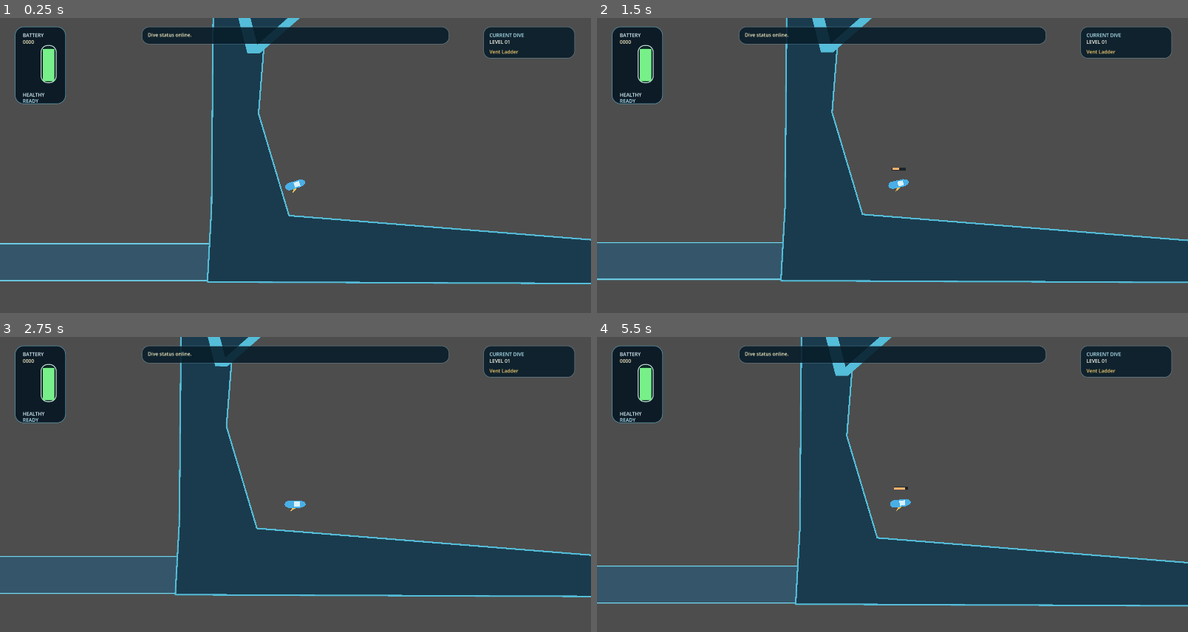
Above: before the commit, frames 1-4 (two rows, left to right).
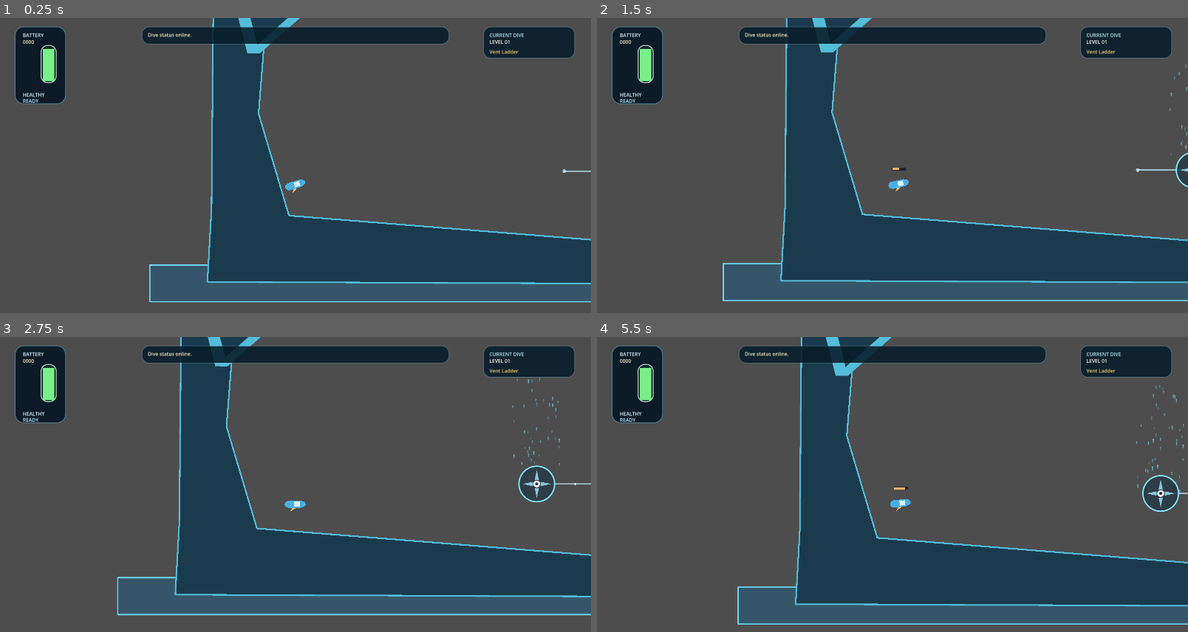
Above: after the commit, the same moments.

Repository: ashtton/scuba-rage-game
Game: Godot game, scene res://scenes/level_01new.tscn
Two runs of this game, one before a commit and one after it. Both use one fixed random seed, a clock stepped at 60 frames per second and the inputs below. This scene is started directly instead of the project's main scene.
Inputs (mouse positions are in pixels of both pictures, inside the frame that each line leads up to):
- Up to frame 1 (0.25 s): no input
- Up to frame 2 (1.5 s): tap Enter at 0.5 s; move the mouse to (1022, 168) at 0.52 s; tap R at 0.6 s; click (1022, 168) at 0.67 s; tap Space at 0.77 s; drag from (774, 200) to (862, 251) at 1.27 s
- Up to frame 3 (2.75 s): move the mouse to (354, 431) at 2.02 s; tap R at 2.1 s; click (354, 431) at 2.17 s
- Up to frame 4 (5.5 s): drag from (862, 570) to (715, 452) at 2.77 s; move the mouse to (1069, 552) at 3.52 s; tap R at 3.6, 5.1 s; click (1069, 552) at 3.67 s; tap Space at 3.77 s; drag from (715, 452) to (803, 419) at 4.27 s; move the mouse to (922, 502) at 5.02 s; click (922, 502) at 5.17 s

The runs differ from the first frame. In frame 1, 9.0% of the frame differs, in the area x 0-100%, y 51-97%; in frame 2, 8.9%; in frame 3, 9.4%; in frame 4, 9.5%, in the area x 0-100%, y 16-98%.

Commit message:
Continued development of Level 1, started the second part.

Diff:
--- a/scenes/level_01new.tscn
+++ b/scenes/level_01new.tscn
@@ -22,6 +22,10 @@
 pivot_origin = 1
 pivot_sweep_degrees = 50.0
 pivot_cycles_per_second = 0.05
+show_movement_path = null
+movement_path_color = null
+movement_path_width = null
+movement_endpoint_radius = null
 size = Vector2(800, 200)
 
 [node name="SlipStreamZone4" parent="World/Hazards" unique_id=1689949833 instance=ExtResource("4_hwihd")]
@@ -117,31 +121,47 @@
 [node name="Walls" type="Node2D" parent="World" unique_id=1345264029]
 
 [node name="Ceiling" parent="World/Walls" unique_id=265458051 instance=ExtResource("2_xixfx")]
-position = Vector2(4018, -53)
-size = Vector2(10000, 120)
+position = Vector2(2353, -137)
+size = Vector2(5000, 120)
 
 [node name="Floor" parent="World/Walls" unique_id=1369240518 instance=ExtResource("2_xixfx")]
-position = Vector2(4137, 1092)
-size = Vector2(10000, 120)
+position = Vector2(2264, 1161)
+size = Vector2(5000, 120)
 
 [node name="Left Wall" parent="World/Walls" unique_id=1033195109 instance=ExtResource("2_xixfx")]
 position = Vector2(42.999992, 519)
 rotation = -1.5606186
 size = Vector2(1200, 120)
 
-[node name="first-area3" parent="World/Walls" unique_id=1354042501 instance=ExtResource("3_t6k03")]
-position = Vector2(3333, -19)
-polygon_points = PackedVector2Array(1536.0848, -84.63323, 1005.6644, 421.14667, 319.72296, 234.79828, -308.23596, -7.18396, -625.2173, -84.07547, -227.66052, -72.96139, 40.79187, -84.63323)
-
-[node name="CollisionPolygon2D" parent="World/Walls/first-area3" index="0"]
-polygon = PackedVector2Array(1536.0848, -84.63323, 1005.6644, 421.14667, 319.72296, 234.79828, -308.23596, -7.18396, -625.2173, -84.07547, -227.66052, -72.96139, 40.79187, -84.63323)
-
-[node name="VisualFill" parent="World/Walls/first-area3" index="1"]
-color = Color(0.101960786, 0.23137255, 0.3019608, 1)
-polygon = PackedVector2Array(1536.0848, -84.63323, 1005.6644, 421.14667, 319.72296, 234.79828, -308.23596, -7.18396, -625.2173, -84.07547, -227.66052, -72.96139, 40.79187, -84.63323)
-
-[node name="VisualBorder" parent="World/Walls/first-area3" index="2"]
-points = PackedVector2Array(1536.0848, -84.63323, 1005.6644, 421.14667, 319.72296, 234.79828, -308.23596, -7.18396, -625.2173, -84.07547, -227.66052, -72.96139, 40.79187, -84.63323)
+[node name="second-area1" parent="World/Walls" unique_id=1392034398 instance=ExtResource("3_t6k03")]
+position = Vector2(4988, -141)
+polygon_points = PackedVector2Array(2664.1064, 4292.1157, 2465.77, 2116.7104, 1708.4199, 93.84473, -915, 116, -541, -30, 2290.1563, -49.603363, 2965.861, -41.160477, 3582.8564, 4749.918)
+
+[node name="CollisionPolygon2D" parent="World/Walls/second-area1" index="0"]
+polygon = PackedVector2Array(2664.1064, 4292.1157, 2465.77, 2116.7104, 1708.4199, 93.84473, -915, 116, -541, -30, 2290.1563, -49.603363, 2965.861, -41.160477, 3582.8564, 4749.918)
+
+[node name="VisualFill" parent="World/Walls/second-area1" index="1"]
+color = Color(0.101960786, 0.23137255, 0.3019608, 1)
+polygon = PackedVector2Array(2664.1064, 4292.1157, 2465.77, 2116.7104, 1708.4199, 93.84473, -915, 116, -541, -30, 2290.1563, -49.603363, 2965.861, -41.160477, 3582.8564, 4749.918)
+
+[node name="VisualBorder" parent="World/Walls/second-area1" index="2"]
+points = PackedVector2Array(2664.1064, 4292.1157, 2465.77, 2116.7104, 1708.4199, 93.84473, -915, 116, -541, -30, 2290.1563, -49.603363, 2965.861, -41.160477, 3582.8564, 4749.918)
+width = 5.0
+default_color = Color(0.32941177, 0.7411765, 0.8509804, 1)
+
+[node name="second-area2" parent="World/Walls" unique_id=1024558580 instance=ExtResource("3_t6k03")]
+position = Vector2(4778, 1287)
+polygon_points = PackedVector2Array(-267.86914, -65.40393, 120, -60, 2220.6035, 3675.0337, 3956.565, 4019.3235, 2112.4082, 4045.9863)
+
+[node name="CollisionPolygon2D" parent="World/Walls/second-area2" index="0"]
+polygon = PackedVector2Array(-267.86914, -65.40393, 120, -60, 2220.6035, 3675.0337, 3956.565, 4019.3235, 2112.4082, 4045.9863)
+
+[node name="VisualFill" parent="World/Walls/second-area2" index="1"]
+color = Color(0.101960786, 0.23137255, 0.3019608, 1)
+polygon = PackedVector2Array(-267.86914, -65.40393, 120, -60, 2220.6035, 3675.0337, 3956.565, 4019.3235, 2112.4082, 4045.9863)
+
+[node name="VisualBorder" parent="World/Walls/second-area2" index="2"]
+points = PackedVector2Array(-267.86914, -65.40393, 120, -60, 2220.6035, 3675.0337, 3956.565, 4019.3235, 2112.4082, 4045.9863)
 width = 5.0
 default_color = Color(0.32941177, 0.7411765, 0.8509804, 1)
 
@@ -178,6 +198,22 @@
 
 [node name="VisualBorder" parent="World/Walls/first-area2" index="2"]
 points = PackedVector2Array(261.49976, -45.00045, 122.664734, 329.77777, 87.48193, 6.3777046, -46.53247, 10.62545, -106.378296, 427.95685, -120.32828, -4, -83.76526, -57.746563, 101.499756, -62.00045)
+width = 5.0
+default_color = Color(0.32941177, 0.7411765, 0.8509804, 1)
+
+[node name="first-area3" parent="World/Walls" unique_id=1354042501 instance=ExtResource("3_t6k03")]
+position = Vector2(3333, -19)
+polygon_points = PackedVector2Array(1536.0848, -84.63323, 1005.6644, 421.14667, 319.72296, 234.79828, -308.23596, -7.18396, -625.2173, -84.07547, -227.66052, -72.96139, 40.79187, -84.63323)
+
+[node name="CollisionPolygon2D" parent="World/Walls/first-area3" index="0"]
+polygon = PackedVector2Array(1536.0848, -84.63323, 1005.6644, 421.14667, 319.72296, 234.79828, -308.23596, -7.18396, -625.2173, -84.07547, -227.66052, -72.96139, 40.79187, -84.63323)
+
+[node name="VisualFill" parent="World/Walls/first-area3" index="1"]
+color = Color(0.101960786, 0.23137255, 0.3019608, 1)
+polygon = PackedVector2Array(1536.0848, -84.63323, 1005.6644, 421.14667, 319.72296, 234.79828, -308.23596, -7.18396, -625.2173, -84.07547, -227.66052, -72.96139, 40.79187, -84.63323)
+
+[node name="VisualBorder" parent="World/Walls/first-area3" index="2"]
+points = PackedVector2Array(1536.0848, -84.63323, 1005.6644, 421.14667, 319.72296, 234.79828, -308.23596, -7.18396, -625.2173, -84.07547, -227.66052, -72.96139, 40.79187, -84.63323)
 width = 5.0
 default_color = Color(0.32941177, 0.7411765, 0.8509804, 1)
 
@@ -215,7 +251,18 @@
 
 [node name="HUD" parent="." unique_id=38961880 instance=ExtResource("6_0lcgs")]
 
-[editable path="World/Walls/first-area3"]
+[node name="FanZone" parent="." unique_id=62003109 instance=ExtResource("5_3c1xy")]
+position = Vector2(1250, 796)
+pivot_origin = 4
+movement_enabled = true
+show_movement_path = null
+movement_path_color = null
+movement_path_width = null
+movement_endpoint_radius = null
+
+[editable path="World/Walls/second-area1"]
+[editable path="World/Walls/second-area2"]
 [editable path="World/Walls/first-area1"]
 [editable path="World/Walls/first-area2"]
+[editable path="World/Walls/first-area3"]
 [editable path="World/Walls/first-area4"]
--- a/scripts/components/fan_zone.gd
+++ b/scripts/components/fan_zone.gd
@@ -57,6 +57,7 @@
 		if not movement_enabled:
 			position = _movement_base_position
 		else:
+			_reset_movement_phase()
 			_update_movement_offset()
 @export var movement_offset := Vector2(140.0, 0.0):
 	set(value):
@@ -66,6 +67,34 @@
 @export var movement_cycles_per_second := 0.3:
 	set(value):
 		movement_cycles_per_second = maxf(value, 0.0)
+@export_range(0.0, 1.0, 0.01) var movement_start_phase := 0.0:
+	set(value):
+		movement_start_phase = clampf(value, 0.0, 1.0)
+		if _has_initialized_base and not randomize_movement_start:
+			_set_movement_phase_from_start()
+			_update_movement_offset()
+@export var randomize_movement_start := false:
+	set(value):
+		randomize_movement_start = value
+		if _has_initialized_base:
+			_reset_movement_phase()
+@export var randomize_movement_each_cycle := false
+@export var show_movement_path := true:
+	set(value):
+		show_movement_path = value
+		queue_redraw()
+@export var movement_path_color := Color(0.760784, 0.92549, 1.0, 0.75):
+	set(value):
+		movement_path_color = value
+		queue_redraw()
+@export var movement_path_width := 3.0:
+	set(value):
+		movement_path_width = maxf(value, 1.0)
+		queue_redraw()
+@export var movement_endpoint_radius := 6.0:
+	set(value):
+		movement_endpoint_radius = maxf(value, 2.0)
+		queue_redraw()
 
 @export_group("Prototype Visual")
 @export var show_prototype := true:
@@ -104,8 +133,9 @@
 var _pivot_base_rotation := 0.0
 var _movement_base_position := Vector2.ZERO
 var _pivot_time := 0.0
-var _movement_time := 0.0
+var _movement_phase := 0.0
 var _has_initialized_base := false
+var _movement_rng := RandomNumberGenerator.new()
 
 
 func _ready() -> void:
@@ -113,7 +143,9 @@
 	_apply_pivot_origin()
 	_pivot_base_rotation = rotation
 	_movement_base_position = position
+	_movement_rng.seed = int(get_instance_id()) * 97 + 11
 	_has_initialized_base = true
+	_reset_movement_phase()
 	_update_pivot_rotation()
 	_update_movement_offset()
 
@@ -125,6 +157,7 @@
 
 func _draw() -> void:
 	super._draw()
+	_draw_movement_path()
 	if not show_prototype:
 		return
 
@@ -183,7 +216,12 @@
 		rotation = _pivot_base_rotation
 
 	if movement_enabled and movement_cycles_per_second > 0.0 and movement_offset.length_squared() > 0.001:
-		_movement_time += delta
+		_movement_phase += delta * TAU * movement_cycles_per_second
+		if randomize_movement_each_cycle:
+			while _movement_phase >= TAU:
+				_movement_phase = _movement_rng.randf() * TAU
+		else:
+			_movement_phase = wrapf(_movement_phase, 0.0, TAU)
 		_update_movement_offset()
 	elif not movement_enabled:
 		position = _movement_base_position
@@ -202,8 +240,7 @@
 	if not _has_initialized_base:
 		return
 
-	var phase := _movement_time * TAU * movement_cycles_per_second
-	position = _movement_base_position + movement_offset * sin(phase)
+	position = _movement_base_position + movement_offset * sin(_movement_phase)
 
 
 func _apply_pivot_origin() -> void:
@@ -241,3 +278,38 @@
 			return Vector2.UP
 		_:
 			return flow_vector.normalized() if flow_vector.length_squared() > 0.001 else Vector2.RIGHT
+
+
+func _draw_movement_path() -> void:
+	if not show_movement_path or not movement_enabled:
+		return
+	if movement_offset.length_squared() <= 0.001:
+		return
+
+	var base_local_world := Vector2.ZERO
+	if not Engine.is_editor_hint():
+		base_local_world = _movement_base_position - position
+
+	var inv_rotation := -rotation
+	var base_local := base_local_world.rotated(inv_rotation)
+	var offset_local := movement_offset.rotated(inv_rotation)
+	var start := base_local - offset_local
+	var finish := base_local + offset_local
+
+	draw_line(start, finish, movement_path_color, movement_path_width, true)
+	draw_circle(start, movement_endpoint_radius, movement_path_color)
+	draw_circle(finish, movement_endpoint_radius, movement_path_color)
+
+	var marker_color := Color(1.0, 1.0, 1.0, 0.9)
+	draw_circle(base_local, movement_endpoint_radius * 0.55, marker_color)
+
+
+func _reset_movement_phase() -> void:
+	if randomize_movement_start:
+		_movement_phase = _movement_rng.randf() * TAU
+	else:
+		_set_movement_phase_from_start()
+
+
+func _set_movement_phase_from_start() -> void:
+	_movement_phase = movement_start_phase * TAU
